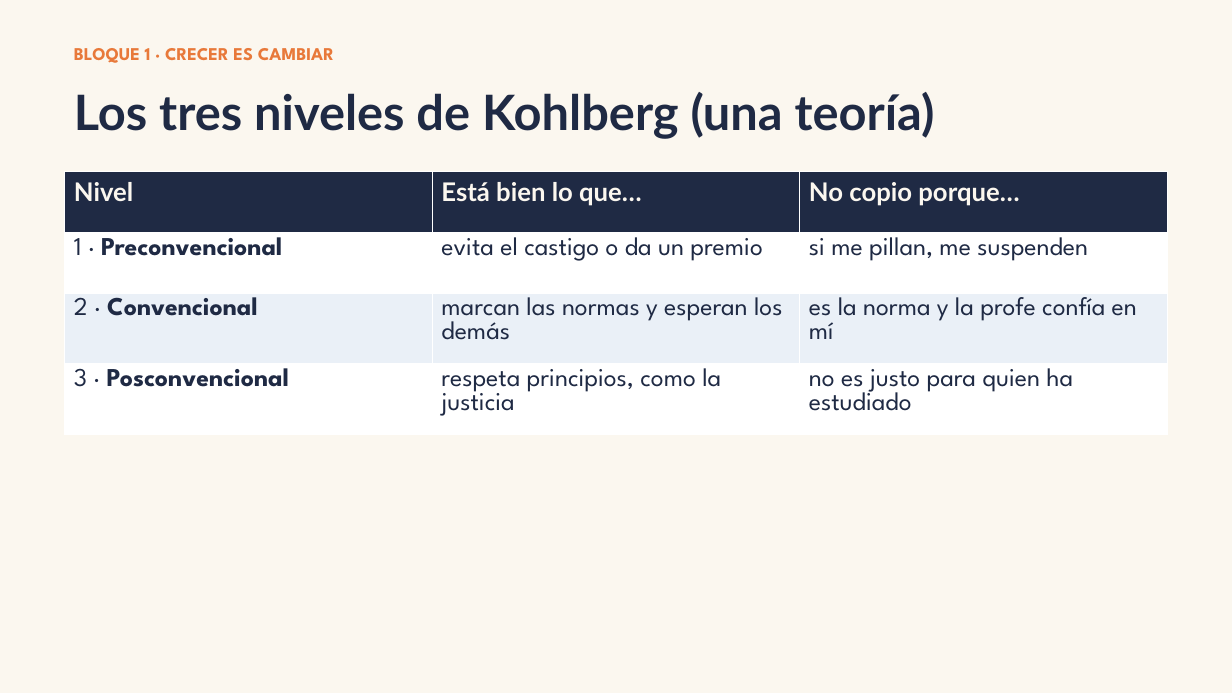
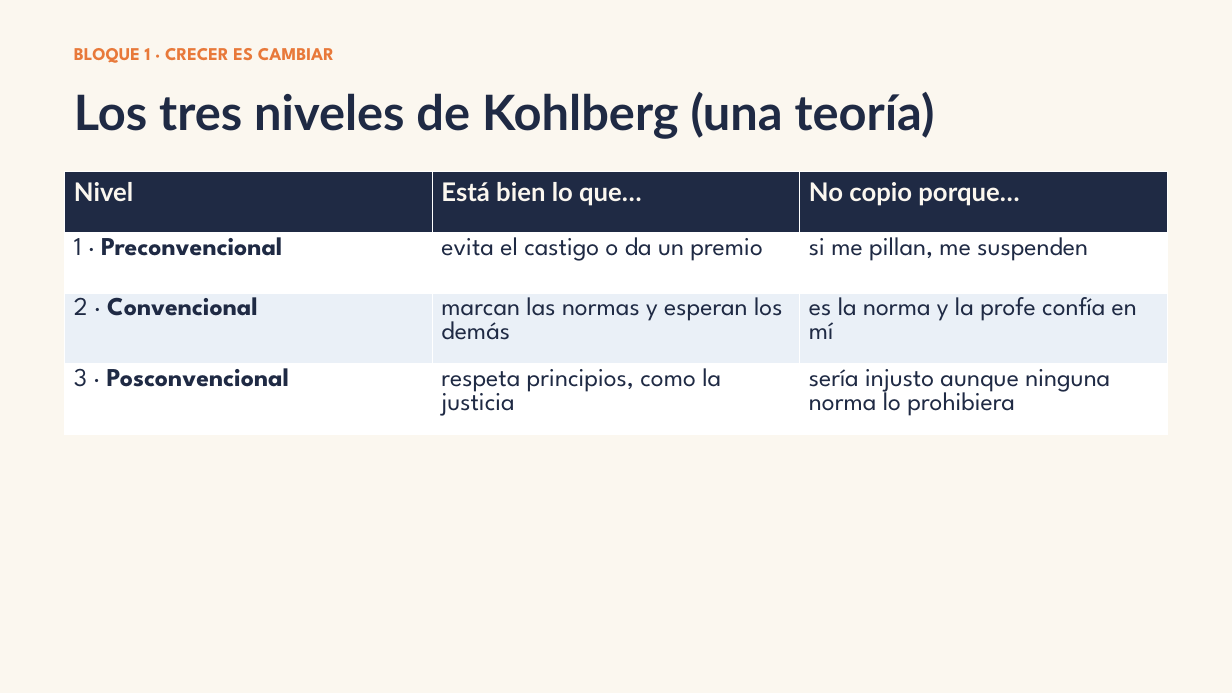
Before and after one commit to mikagiuri/pensamiento-critico-web, a slide deck: slide 8 of curso/pptx/S74.pptx. Drawn at 1232x693 pixels with LibreOffice and Linux fonts; fonts in the diff are those of the drawing. Boxes give left, top, right and bottom in pixels: in the first picture for what was removed or moved away, otherwise in the second. Text is boxed around its words. In the diff, an @@ line names an element or a change of style, - is before the commit and + after.

```diff
--- a/curso/pptx/S74.pptx
+++ b/curso/pptx/S74.pptx
@@ table at (65, 172, 1168, 420) @@
-row 4, column 3: no es justo para quien ha estudiado
+row 4, column 3: sería injusto aunque ninguna norma lo prohibiera
```
Also in this commit, not shown: 8 other files.
